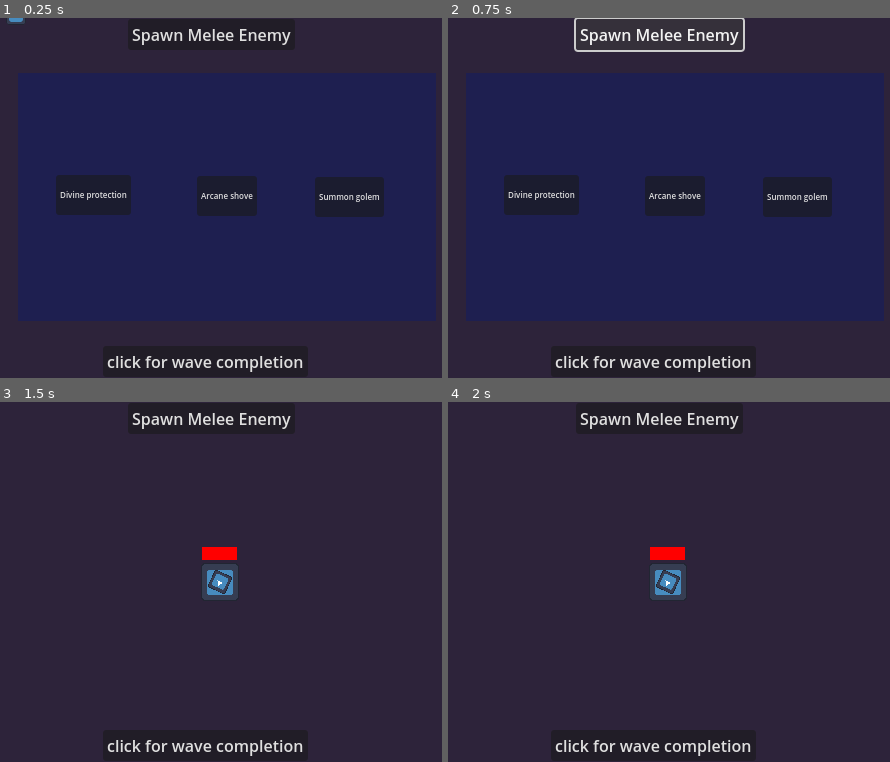
Above: before the commit, frames 1-4 (two rows, left to right).
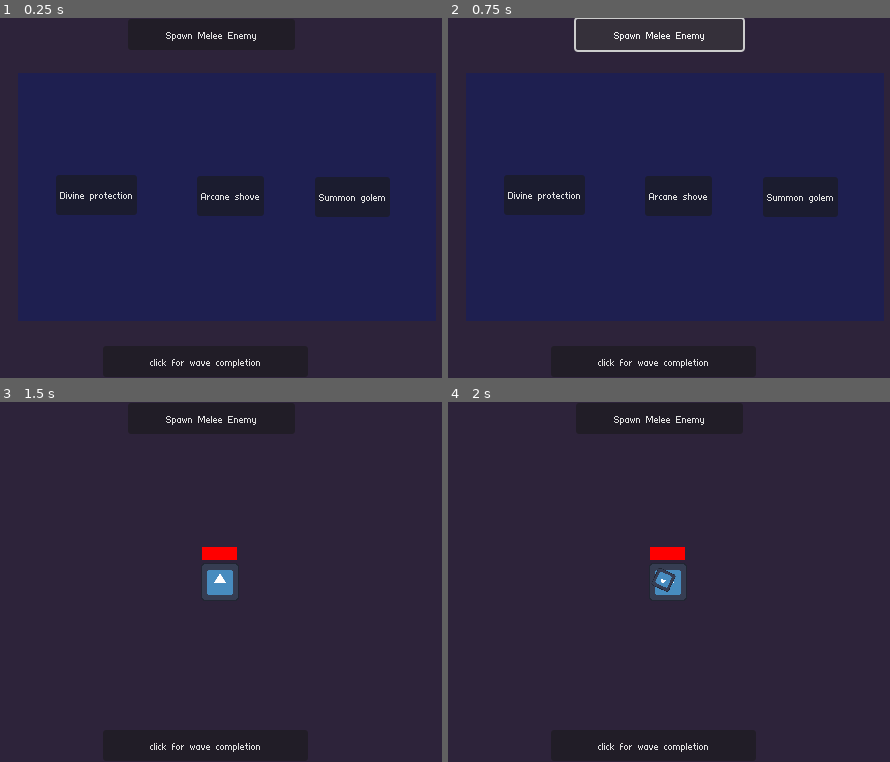
Above: after the commit, the same moments.

Repository: TobiasTV49/Informatica-Eindopdracht
Game: Godot game, scene res://Functionality/Scenes/main.tscn
Same seed, same stepped clock (60 frames per second), same inputs: the game is played once before the commit and once after it. The engine's default icon, where the game draws it, is replaced by a stand-in: a white triangle on a blue panel in a dark square.
Inputs:
- Up to frame 1 (0.25 s): no input
- Up to frame 2 (0.75 s): click "Spawn Melee Enemy" at 0.5 s
- Up to frame 3 (1.5 s): click "Divine protection" at 1.25 s
- Up to frame 4 (2 s): no input

The runs differ from the first frame. In frame 1, 2.3% of the frame differs, in the area x 1-89%, y 0-99%; in frame 2, 2.3%; in frame 3, 1.4%; in frame 4, 1.4%.

Commit message:
bullet working now

Diff:
--- a/Functionality/Scenes/SpellMenu.tscn
+++ b/Functionality/Scenes/SpellMenu.tscn
@@ -28,7 +28,7 @@
 offset_right = 68.0
 offset_bottom = 142.0
 theme = SubResource("Theme_bbvsk")
-theme_override_font_sizes/font_size = 8
+theme_override_font_sizes/font_size = 16
 
 [node name="Spell2" type="Button" parent="SpellMenu_BG"]
 layout_mode = 0
@@ -36,7 +36,7 @@
 offset_top = 103.0
 offset_right = 209.0
 offset_bottom = 143.0
-theme_override_font_sizes/font_size = 8
+theme_override_font_sizes/font_size = 16
 
 [node name="Spell3" type="Button" parent="SpellMenu_BG"]
 layout_mode = 0
@@ -44,7 +44,7 @@
 offset_top = 104.0
 offset_right = 327.0
 offset_bottom = 144.0
-theme_override_font_sizes/font_size = 8
+theme_override_font_sizes/font_size = 16
 
 [connection signal="pressed" from="SpellMenu_BG/Spell1" to="." method="_on_spell_1_pressed"]
 [connection signal="pressed" from="SpellMenu_BG/Spell2" to="." method="_on_spell_2_pressed"]
--- a/Functionality/Scenes/bullet.tscn
+++ b/Functionality/Scenes/bullet.tscn
@@ -5,9 +5,9 @@
 
 [sub_resource type="RectangleShape2D" id="RectangleShape2D_x5uif"]
 
-[node name="bullet" type="CharacterBody2D"]
+[node name="bullet" type="CharacterBody2D" groups=["bullets"]]
 collision_layer = 2
-collision_mask = 2
+collision_mask = 0
 script = ExtResource("1_vt3w6")
 
 [node name="bulletTexture" type="Sprite2D" parent="."]
@@ -17,5 +17,3 @@
 [node name="bulletCollision" type="CollisionShape2D" parent="."]
 scale = Vector2(0.6, 0.6)
 shape = SubResource("RectangleShape2D_x5uif")
-
-[node name="bulletVisibleDetect" type="VisibleOnScreenEnabler2D" parent="."]
--- a/Functionality/Scenes/enemy.tscn
+++ b/Functionality/Scenes/enemy.tscn
@@ -1,7 +1,8 @@
-[gd_scene load_steps=16 format=3 uid="uid://dlsjc0570kmji"]
+[gd_scene load_steps=18 format=3 uid="uid://dlsjc0570kmji"]
 
 [ext_resource type="Script" path="res://Functionality/Scripts/melee_enemy.gd" id="1_jfa1j"]
 [ext_resource type="Texture2D" uid="uid://cbs3mvlkaowvo" path="res://Assets/pixilart-sprite.png" id="2_qtmnn"]
+[ext_resource type="FontFile" uid="uid://crm5aodm5xa2d" path="res://at01.ttf" id="3_bkdgu"]
 
 [sub_resource type="AtlasTexture" id="AtlasTexture_tdv6v"]
 atlas = ExtResource("2_qtmnn")
@@ -84,6 +85,9 @@
 radius = 14.0
 height = 46.0
 
+[sub_resource type="StyleBoxFlat" id="StyleBoxFlat_fav23"]
+bg_color = Color(1, 0, 0, 1)
+
 [node name="melee_enemy" type="CharacterBody2D" groups=["enemies"]]
 position = Vector2(23, 23)
 script = ExtResource("1_jfa1j")
@@ -115,6 +119,18 @@
 position = Vector2(-3, 0)
 shape = SubResource("CapsuleShape2D_1mqi6")
 
+[node name="ProgressBar" type="ProgressBar" parent="."]
+offset_left = -11.0
+offset_top = -32.0
+offset_right = 36.0
+offset_bottom = -15.0
+scale = Vector2(0.5, 0.5)
+theme_override_fonts/font = ExtResource("3_bkdgu")
+theme_override_font_sizes/font_size = 16
+theme_override_styles/fill = SubResource("StyleBoxFlat_fav23")
+max_value = 50.0
+show_percentage = false
+
 [connection signal="body_entered" from="AttackRange" to="." method="_on_attack_range_body_entered"]
 [connection signal="body_exited" from="AttackRange" to="." method="_on_attack_range_body_exited"]
 [connection signal="timeout" from="Attacktimer" to="." method="_on_attacktimer_timeout"]
--- a/Functionality/Scenes/main.tscn
+++ b/Functionality/Scenes/main.tscn
@@ -15,6 +15,7 @@
 zoom = Vector2(1.5, 1.5)
 
 [node name="bullet" parent="." instance=ExtResource("4_44lj5")]
+visible = false
 position = Vector2(139, 20)
 
 [node name="ColorRect" type="ColorRect" parent="."]
--- a/Functionality/Scenes/player.tscn
+++ b/Functionality/Scenes/player.tscn
@@ -30,3 +30,7 @@
 theme_override_styles/fill = SubResource("StyleBoxFlat_iunqm")
 max_value = 50.0
 show_percentage = false
+
+[node name="AttackTimer" type="Timer" parent="."]
+
+[connection signal="timeout" from="AttackTimer" to="." method="_on_attack_timer_timeout"]
--- a/Functionality/Scripts/Global.gd
+++ b/Functionality/Scripts/Global.gd
@@ -6,3 +6,4 @@
 var player_position = null
 var enemy_position = null
 var PlayerSpells = []
+signal shoot
--- a/Functionality/Scripts/bullet.gd
+++ b/Functionality/Scripts/bullet.gd
@@ -5,8 +5,11 @@
 var enemy
 var direction
 var nearest_enemy = null
-const SPEED = 50
+const SPEED = 200
 
+func _ready():
+	Global.shoot.connect(shot_fired)
+	visible = false
 
 func _process(delta: float) -> void:
 	enemy_array = get_tree().get_nodes_in_group("enemies")
@@ -19,26 +22,23 @@
 				nearest_enemy.scale = Vector2(1, 1)
 				nearest_enemy = i
 
-		if nearest_enemy != null:
-			nearest_enemy.scale = Vector2(0.75, 0.75)
-
-		if Input.is_action_just_pressed("temp_fire"):
-			shot = true
-
-		if shot == false:
-			look_at(nearest_enemy.position)
-			if Global.player_health > 0:
-				position = $"../Player".position
-
-	if shot == true:
-		print(rotation)
-		var move_vector = Vector2(1, 0).rotated(rotation)
-		velocity = move_vector * SPEED
-
+		if shot == true:
+			var move_vector = Vector2(1, 0).rotated(rotation)
+			velocity = move_vector * SPEED
+	else:
+		queue_free()
 	move_and_slide()
 
 		#direction = Global.player_position - Global.enemy_position
 
+func shot_fired():
+	if Global.player_health > 0:
+		position = $"../Player".position
+	if nearest_enemy != null:
+		look_at(nearest_enemy.position)
+		visible = true
+		shot = true
+		Global.shoot.disconnect(shot_fired)
 
 
 func bullet() -> void:
--- a/Functionality/Scripts/melee_enemy.gd
+++ b/Functionality/Scripts/melee_enemy.gd
@@ -3,12 +3,14 @@
 var attacking
 const SPEED = 25
 var damage = 10
+var health = 50
 @onready var player = get_tree().get_nodes_in_group("Player")[0]
 
 func _ready() -> void:
 	attacking = false
 
 func _physics_process(delta: float) -> void:
+	$ProgressBar.value = health
 	if Global.player_death == false:
 		var direction = player.position.x - position.x
 		if direction > 0:
@@ -41,6 +43,9 @@
 
 
 func _on_hit_box_body_entered(body: Node2D) -> void:
-	print("oy to the vay")
-	if body.name == "bullet":
-		self.queue_free()
+	print("oy to the vey")
+	if body.is_in_group("bullets"):
+		body.queue_free()
+		health -= 10
+		if health < 1:
+			self.queue_free()
--- a/Functionality/Scripts/player.gd
+++ b/Functionality/Scripts/player.gd
@@ -1,8 +1,10 @@
 extends CharacterBody2D
 
 @export var speed = 50
+var bullet_load = preload("res://Functionality/Scenes/bullet.tscn")
 
-
+func _ready():
+	$AttackTimer.start()
 
 func get_input(): #Pulls input directions and sets the velocity using them.
 	var input_direction = Input.get_vector("left", "right", "up", "down")
@@ -12,6 +14,14 @@
 	if Global.player_death == true:
 		self.queue_free()
 	get_input() #I wonder what this could do, i really have no clue.
+	$ProgressBar.value = Global.player_health
+
 	move_and_slide() #Special function for characterbody2D that makes it schmove.
-	Global.player_position = self
-	$ProgressBar.value = Global.player_health
+
+
+
+
+func _on_attack_timer_timeout() -> void:
+	var bullet = bullet_load.instantiate()
+	get_parent().add_child(bullet)
+	Global.shoot.emit()
--- a/project.godot
+++ b/project.godot
@@ -32,6 +32,11 @@
 
 Player=""
 enemies=""
+bullets=""
+
+[gui]
+
+theme/custom_font="res://at01.ttf"
 
 [input]
 
